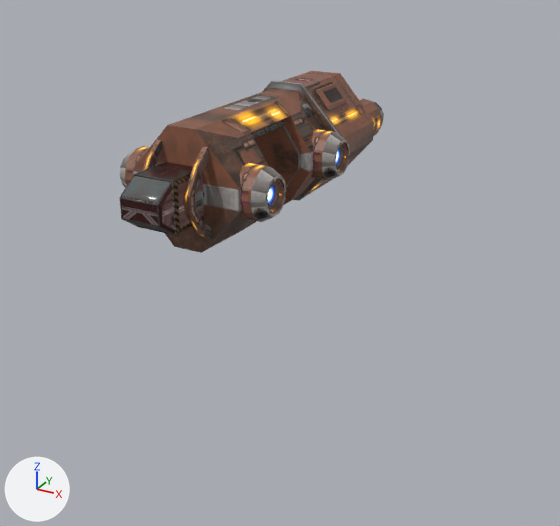
The FBX model Assets/Aircraft/Ship/ScavangerHauler.fbx, before and after one commit.
Both versions are drawn from a 50 mm camera at (82.5, -102.9, 45.9) aimed at (-3.1, 52.7, -31.9). Arrows for +X, +Y and +Z are at lower left; the lights stay in place. Where no turn or scale is listed for an object, it has been applied to the vertices. Vertices at the same position are counted once.

Names of what the first picture shows: 'ScavangerHauler_back', 'ScavangerHauler_front', 'scavangerhauler_winder'.
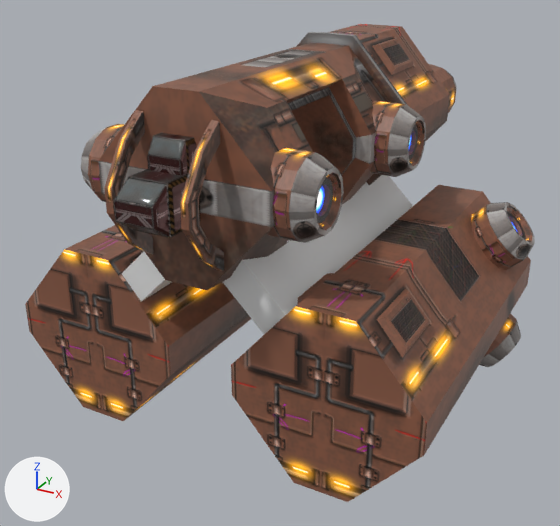
Where the change shows, as pixel boxes (x1, y1, x2, y2) in the pictures (560 x 526 px; the box of a moved part takes in the faces that stretch with it):
'ScavangerHauler_back', reshaped, moved (93% wider, 162% taller): before (120, 71, 384, 253); after (25, 24, 535, 502)
'Cube', added: after (122, 175, 413, 334)
'ScavangerHauler_front', reshaped (43% taller): before (120, 161, 204, 235); after (114, 132, 201, 238)
'scavangerhauler_winder', reshaped (38% wider, 137% taller): before (121, 175, 170, 204); after (116, 137, 184, 207)
part 1 of me_scavangerhauler_window_001, moved or reshaped: before (121, 175, 170, 204); after (116, 178, 165, 207)
part 2 of me_scavangerhauler_window_001, added: after (149, 137, 184, 159)
part 4 of me_scavangerhauler_back_001, moved or reshaped: before (132, 71, 374, 253); after (98, 24, 449, 290)
part 5 of me_scavangerhauler_back_001, moved or reshaped: before (143, 139, 162, 170); after (104, 110, 153, 255)
part 6 of me_scavangerhauler_back_001, moved or reshaped: before (120, 146, 150, 188); after (81, 124, 124, 202)
part 7 of me_scavangerhauler_back_001, moved or reshaped (not visible afterwards): before (359, 99, 384, 136)
part 8 of me_scavangerhauler_back_001, moved or reshaped (not visible afterwards): before (311, 129, 350, 180)
part 9 of me_scavangerhauler_back_001, moved or reshaped: before (184, 147, 212, 240); after (180, 120, 224, 271)
part 10 of me_scavangerhauler_back_001, moved or reshaped: before (238, 163, 286, 222); after (370, 101, 426, 177)
part 11 of me_scavangerhauler_back_001, added: after (267, 148, 344, 243)
part 12 of me_scavangerhauler_back_001, added: after (429, 64, 457, 113)
part 13 of me_scavangerhauler_back_001, added: after (471, 202, 535, 270)
part 14 of me_scavangerhauler_back_001, added: after (479, 313, 521, 367)
part 15 of me_scavangerhauler_back_001, added: after (25, 225, 251, 421)
part 16 of me_scavangerhauler_back_001, added: after (231, 185, 531, 502)

The change, as a list of edits to the scene's bpy script:
```text
Change me_scavangerhauler_window_001:
    remove me_scavangerhauler_window_001.from_pydata(...)  # 24 vertices, 22 faces; spans x -3.98..3.98, y -3.33..0.82, z 2.03..4.86
    add me_scavangerhauler_window_001.from_pydata(...)  # 48 vertices, 44 faces; spans x -3.98..3.98, y -4.9..6.06, z 2.03..10.78
    me_scavangerhauler_window_001 part 1: 24 vertices removed from x -3.98..3.98, y -3.33..0.82, z 2.03..4.86; 24 vertices added at x -3.98..3.98, y -4.9..-0.75, z 2.03..4.86
    me_scavangerhauler_window_001 part 2: 24 vertices added at x -3.5..3.5, y 4.41..6.06, z 7.95..10.78
Change me_scavangerhauler_front_001:
    remove me_scavangerhauler_front_001.from_pydata(...)  # 152 vertices, 144 faces; spans x -4.5..4.5, y -3.58..10.37, z -5.09..5.09
    add me_scavangerhauler_front_001.from_pydata(...)  # 308 vertices, 288 faces; spans x -4.5..4.5, y -5.15..9.82, z -5.09..10.94
    me_scavangerhauler_front_001 part 3: 152 vertices removed from x -4.5..4.5, y -3.58..10.37, z -5.09..5.09; 308 vertices added at x -4.5..4.5, y -5.15..9.82, z -5.09..10.94
Change me_scavangerhauler_back_001:
    remove me_scavangerhauler_back_001.from_pydata(...)  # 800 vertices, 726 faces; spans x -16.6..16.6, y -14.8..64.9, z -13.5..13.5
    add me_scavangerhauler_back_001.from_pydata(...)  # 1268 vertices, 1146 faces; spans x -51.8..51.8, y -23.5..103.2, z -62.8..21.5
    me_scavangerhauler_back_001 part 4: the loose piece of 164 vertices spanning x -13.6..13.6, y -8.2..52.0, z -13.5..13.5 is scaled about the mesh origin by 1.59
    me_scavangerhauler_back_001 part 5: the loose piece of 24 vertices spanning x -5.7..-4.7, y -14.8..-7.7, z -8.9..9.1 is scaled about the mesh origin by 1.59
    me_scavangerhauler_back_001 part 6: the loose piece of 98 vertices spanning x -16.6..-9.1, y -8.1..2.3, z -5.1..5.1 is scaled about the mesh origin by 1.59
    me_scavangerhauler_back_001 part 7: the loose piece of 98 vertices spanning x 1.5..11.7, y 50.9..64.9, z -5.1..5.4 is multiplied about its middle by the matrix ((0.986, -0.63, 0.394), (-0.492, 0.049, 1.509), (1.146, 0.563, 0.309)), then moved by (-50.0, 2.6, -26.1)
    me_scavangerhauler_back_001 part 8: the loose piece of 98 vertices spanning x 9.1..16.6, y 20.9..31.3, z -5.1..5.1 is multiplied about its middle by the matrix ((-1.224, -0.247, -0.985), (0.092, 1.509, -0.492), (-1.011, 0.435, 1.147)), then moved by (-56.1, 34.4, -54.2)
    me_scavangerhauler_back_001 part 9: the loose piece of 24 vertices spanning x 4.7..5.7, y -14.8..-7.7, z -8.9..9.1 is scaled about the mesh origin by 1.59
    me_scavangerhauler_back_001 part 10: the loose piece of 98 vertices spanning x 9.1..16.6, y -8.1..2.3, z -5.1..5.1 is scaled about its middle by 1.59, then moved by (7.6, 44.4, 0.0)
    me_scavangerhauler_back_001 part 11: the loose piece of 98 vertices spanning x 9.1..16.6, y -8.1..2.3, z -5.1..5.1 is copied, and the copy is scaled about the mesh origin by 1.59; it spans x 14.5..26.4, y -12.9..3.7, z -8.1..8.1
    me_scavangerhauler_back_001 part 12: the loose piece of 98 vertices spanning x 1.5..11.7, y 50.9..64.9, z -5.1..5.4 is copied, and the copy is scaled about the mesh origin by 1.59; it spans x 2.4..18.7, y 80.9..103.2, z -8.1..8.5
    me_scavangerhauler_back_001 part 13: the loose piece of 98 vertices spanning x 1.5..11.7, y 50.9..64.9, z -5.1..5.4 is copied, and the copy is multiplied about its middle by the matrix ((-0.986, 0.63, -0.394), (-0.492, 0.049, 1.509), (1.146, 0.563, 0.309)), then moved by (36.7, 2.6, -26.1); it spans x 33.4..51.8, y 51.9..68.8, z -36.2..-17.4
    me_scavangerhauler_back_001 part 14: the loose piece of 98 vertices spanning x 1.5..11.7, y 50.9..64.9, z -5.1..5.4 is copied, and the copy is multiplied about its middle by the matrix ((0.985, 0.651, 0.247), (-0.492, 0.049, 1.509), (1.147, -0.538, 0.435)), then moved by (36.6, 2.6, -54.4); it spans x 33.4..51.8, y 51.9..68.8, z -62.8..-44.1
    me_scavangerhauler_back_001 part 15: a new loose piece of 38 vertices spanning x -49.4..-7.8, y -9.8..74.0, z -60.7..-19.7, in mat_machines
    me_scavangerhauler_back_001 part 16: a new loose piece of 38 vertices spanning x 7.8..49.4, y -9.8..74.0, z -60.7..-19.7, in mat_machines
Change ob_scavangerhauler_back:
    ob_scavangerhauler_back.location: (0.0, 18.2, 0.0) -> (0.0, 21.9, 0.0)
Add ob_cube:
    ob_cube = bpy.data.objects.new('Cube', me_cube_004)  # 1400 vertices, 1324 faces; spans x -22.1..22.1, y 13.1..83.8, z -29.1..-12.2; in mat_industrial (white #e7e7e7)
    ob_cube.location = (0.0, 0.0, 0.0)
```
